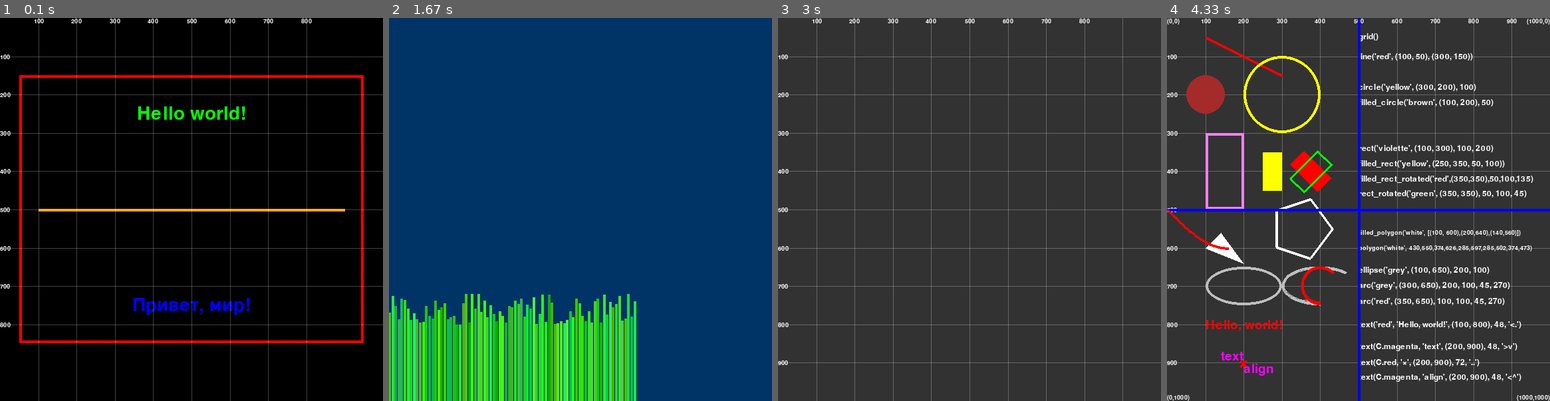
Above: before the commit, frames 1-4 (left to right).
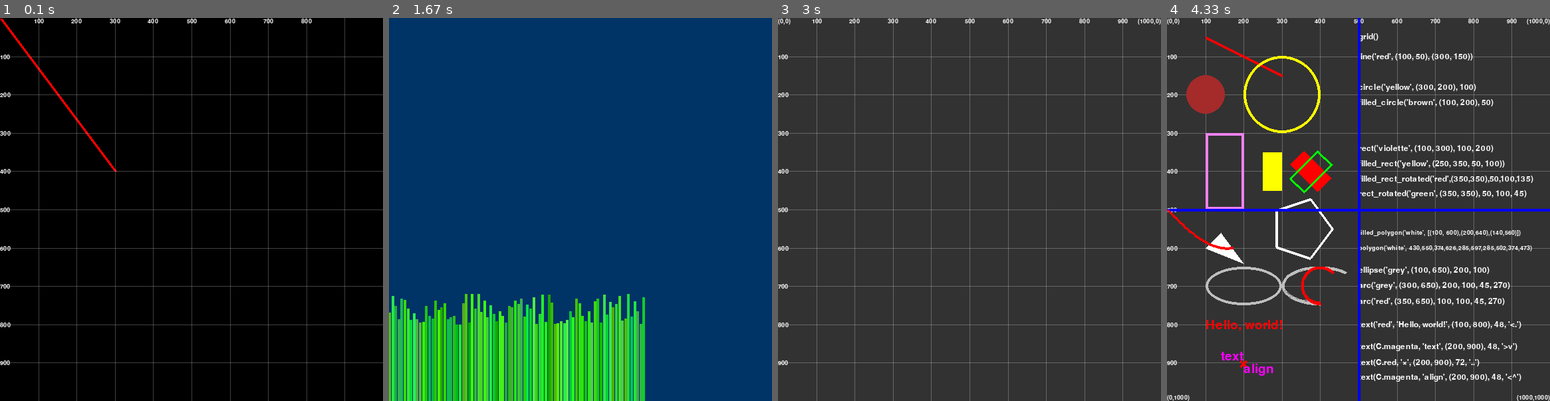
Above: after the commit, the same moments.

Repository: ShashkovS/drawzero
Game: pygame game, started from tests/test_examples_gui_mode.py
Same seed, same stepped clock (60 frames per second), same inputs: the game is played once before the commit and once after it.
Inputs:
- Up to frame 1 (0.1 s): no input
- Up to frame 2 (1.67 s): no input
- Up to frame 3 (3 s): no input
- Up to frame 4 (4.33 s): tap 7 at 3.33 s

The runs differ from the first frame. In frame 1, 4.4% of the frame differs, in the area x 0-100%, y 0-100%; in frame 2, 0.5%; in frame 3, 0.1%; in frame 4, less than 0.1%.

Commit message:
feat: new examples

Diff:
--- a/src/drawzero/examples/00_hello_world.py
+++ b/src/drawzero/examples/00_hello_world.py
@@ -1,16 +1,22 @@
 # Just import everything
 # Импортируем всё
 from drawzero import *
+#
+# # Red rectangle with upper left corner at (50, 150) and width = 900, height = 700
+# # Красный прямоугольник с левым верхнем углом в точке(50, 150), шириной 900 и высотой 700
+# rect('red', (50, 150), 900, 700)
+#
+# # Straight orange line from (100, 500) to (900, 500)
+# # Оранжевая прямая линия из точки (100, 500) в точку (900, 500)
+# line('orange', (100, 500), (900, 500))
+#
+# # Centered text
+# # Центрированный текст
+# text('green', 'Hello world!', (500, 250), fontsize=72)
+# text('blue', 'Привет, мир!', (500, 750), fontsize=72)
 
-# Red rectangle with upper left corner at (50, 150) and width = 900, height = 700
-# Красный прямоугольник с левым верхнем углом в точке(50, 150), шириной 900 и высотой 700
-rect('red', (50, 150), 900, 700)
+from drawzero import *
 
-# Straight orange line from (100, 500) to (900, 500)
-# Оранжевая прямая линия из точки (100, 500) в точку (900, 500)
-line('orange', (100, 500), (900, 500))
-
-# Centered text
-# Центрированный текст
-text('green', 'Hello world!', (500, 250), fontsize=72)
-text('blue', 'Привет, мир!', (500, 750), fontsize=72)
+# help(line)
+set_lang('en')
+line('red', 300, 400, 1, 2, )
--- a/src/drawzero/examples/02_loops_and_rgb_colors.py
+++ b/src/drawzero/examples/02_loops_and_rgb_colors.py
@@ -14,9 +14,11 @@
     green = 255 - randint(0, 90)
     blue = randint(0, 90)
     random_green_color = (red, green, blue)
+
     # Take line height at random too.
     # Высота тоже случайная
     height = 200 + randint(0, 80)
+
     # 1000 — is the bottom of the canvas
     # 1000 самый низ экрана
     line(random_green_color, (x, 1000 - height), (x, 1000))
--- a/src/drawzero/examples/05_turtle_style.py
+++ b/src/drawzero/examples/05_turtle_style.py
@@ -6,14 +6,13 @@
 # Drawing regular polygons for n from 3 to 10
 # Рисуем правильные треугольник (n=3), четырёхугольник и т.д. до десятиугольник
 for n in range(3, 11):
-    cur = Pt(500, 300)
+    cur = Pt(600, 200)
     # Drawing n lines for regular polygon
     # Каждую сторону рисуем отдельно
     for i in range(n):
-        prev = cur
-        # How to get next point? We close the old one, rotate left and move forward a bit
+        prev = cur.copy()
+        # How to get next point? We clone the old one, rotate left and move forward a bit
         # Чтобы получить новую вершину, мы клонируем старую, поворачиваемся и двигаемся вперёд
-        cur = cur.copy()
         cur.left(360 / n)
         cur.forward(200)
         line(colors[n], prev, cur)
--- a/src/drawzero/examples/12_animation_close_vertex.py
+++ b/src/drawzero/examples/12_animation_close_vertex.py
@@ -13,7 +13,8 @@
     (Pt(randint(0, 1000), randint(0, 1000)), Pt(uniform(-MAX_SPEED, MAX_SPEED), uniform(-MAX_SPEED, MAX_SPEED)))
     for __ in range(NUM_POINTS)
 ]
-pallet = ['#88dfe7', '#70d2e6', '#5cc3e6', '#43afe5', '#2a97e5', '#177ade', '#1160d0', '#0c46bb', '#082fa6', '#051d94', '#020c7e', '#000066']
+scale = Gradient(['#5cc3e6', C.black], 0, MIN_DIST)
+
 for i in range(30 * 30):
     # First we make all calculations for the next frame
     for pt, v in points:
@@ -28,7 +29,8 @@
     for (pt1, v1), (pt2, v2) in combinations(points, r=2):
         dist = pt1.distance(pt2)
         if dist < MIN_DIST:
-            color = pallet[int(dist / MIN_DIST * (len(pallet) - 1) + 0.4999)]
+            color = scale(dist)
             line(color, pt1, pt2, line_width=1)
     for pt, v in points:
         filled_circle('blue', pt, 5)
+    fps()
--- a/src/drawzero/examples/13_animation_firework.py
+++ b/src/drawzero/examples/13_animation_firework.py
@@ -1,6 +1,7 @@
 from drawzero import *
 import random
 import math
+from typing import List
 
 G = -2.0
 
@@ -14,8 +15,10 @@
     alive: bool
     max_age: int
     age: int = 0
-    GLOW = 15
+    GLOW = 20
     START_SPEED = 20
+    MAX_SIZE = 4
+    SCALE = Gradient([C.yellow, C.red], 0, GLOW)
 
     def __init__(p, x, y):
         random_angle = random.uniform(0, 2 * math.pi)
@@ -24,20 +27,13 @@
         p.vy = math.sin(random_angle) * random_speed
         p.color = (random.randint(0, 255), random.randint(0, 255), random.randint(0, 255))
         p.cx, p.cy = x, y
-        p.max_age = random.randint(5, 13)
+        p.max_age = random.randint(5, p.GLOW)
         p.alive = True
 
     def draw(p):
-        s = [255, 255, 204]
-        f = [230, 230, 0]
-        if p.age > p.GLOW:
-            color = f
-        else:
-            color = [
-                s[c] * (p.GLOW - p.age) / p.GLOW + f[c] * (p.age) / p.GLOW
-                for c in (0, 1, 2)
-            ]
-        filled_circle(color, (p.cx, p.cy), 4 - p.age // 6)
+        if p.age < p.GLOW:
+            color = p.SCALE(p.age)
+            filled_circle(color, (p.cx, p.cy), p.MAX_SIZE * (p.GLOW - p.age) / p.GLOW)
 
     def update(p):
         p.cx += p.vx
@@ -61,7 +57,7 @@
         self.x = x
         self.y = y
         self.height = height
-        self.particles = []
+        self.particles: List[Particle] = []
         self.cur_top = 0
         self.sleep = sleep
 
@@ -110,6 +106,7 @@
 
 firework1 = Firework(x=333, y=200, height=600, sleep=1)
 firework2 = Firework(x=666, y=400, height=500, sleep=2)
+
 while not firework1.is_burnt() or not firework2.is_burnt():
     firework1.update()
     firework2.update()
@@ -117,5 +114,7 @@
     clear()
     firework1.draw()
     firework2.draw()
+    fps()
 
+sleep(1)
 quit()
--- a/src/drawzero/examples/15_mouse_tube.py
+++ b/src/drawzero/examples/15_mouse_tube.py
@@ -2,6 +2,7 @@
 
 circles = []
 tick()
+scale = Gradient([C.gray10, C.white], 100, 500)
 while True:
     x, y = mouse_pos()
     circles.append([x, y, 100])
@@ -11,6 +12,7 @@
         if r > 1000:
             circles.pop(i)
         else:
-            circle('grey', x, y, r, line_width=1)
+            circle(scale(r), (x, y), r, line_width=1)
             circles[i][2] += 10
+    fps()
     tick()
--- a/src/drawzero/examples/16_game_stars.py
+++ b/src/drawzero/examples/16_game_stars.py
@@ -2,6 +2,7 @@
 from random import randint
 from dataclasses import dataclass
 
+from time import perf_counter
 NUM_STARS = 300
 
 
@@ -55,10 +56,9 @@
     stars.sort(key=lambda star: -star.y)
     for star in stars:
         y = star.y
-        # Координаты должны быть целыми, это — требование pygame
-        screen_x = int(500 + star.x / y)
-        screen_y = int(500 + star.z / y)
-        screen_r = int(star.r / y)
+        screen_x = 500 + star.x / y
+        screen_y = 500 + star.z / y
+        screen_r = star.r / y
         filled_circle(star.color, (screen_x, screen_y), screen_r)
     text('white', 'Press WASD or QE to move', (500, 5), 48, '.^')
 
